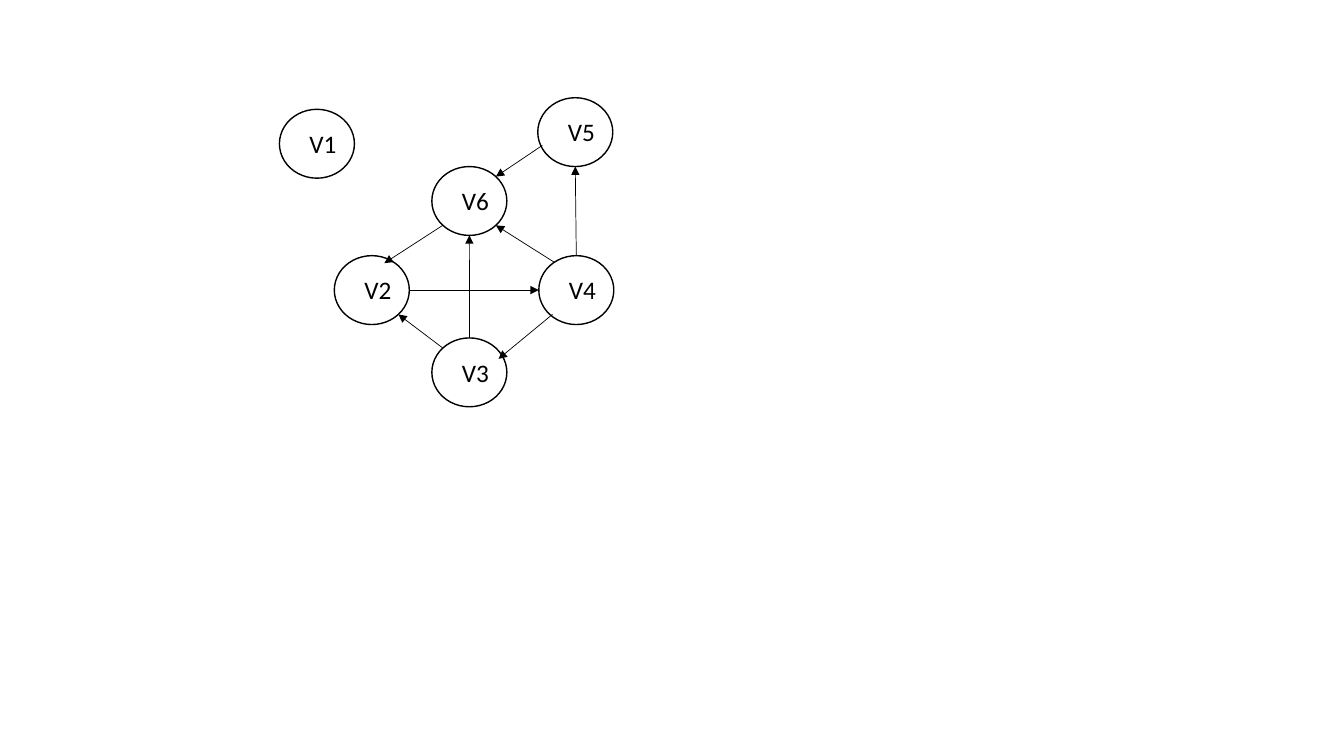
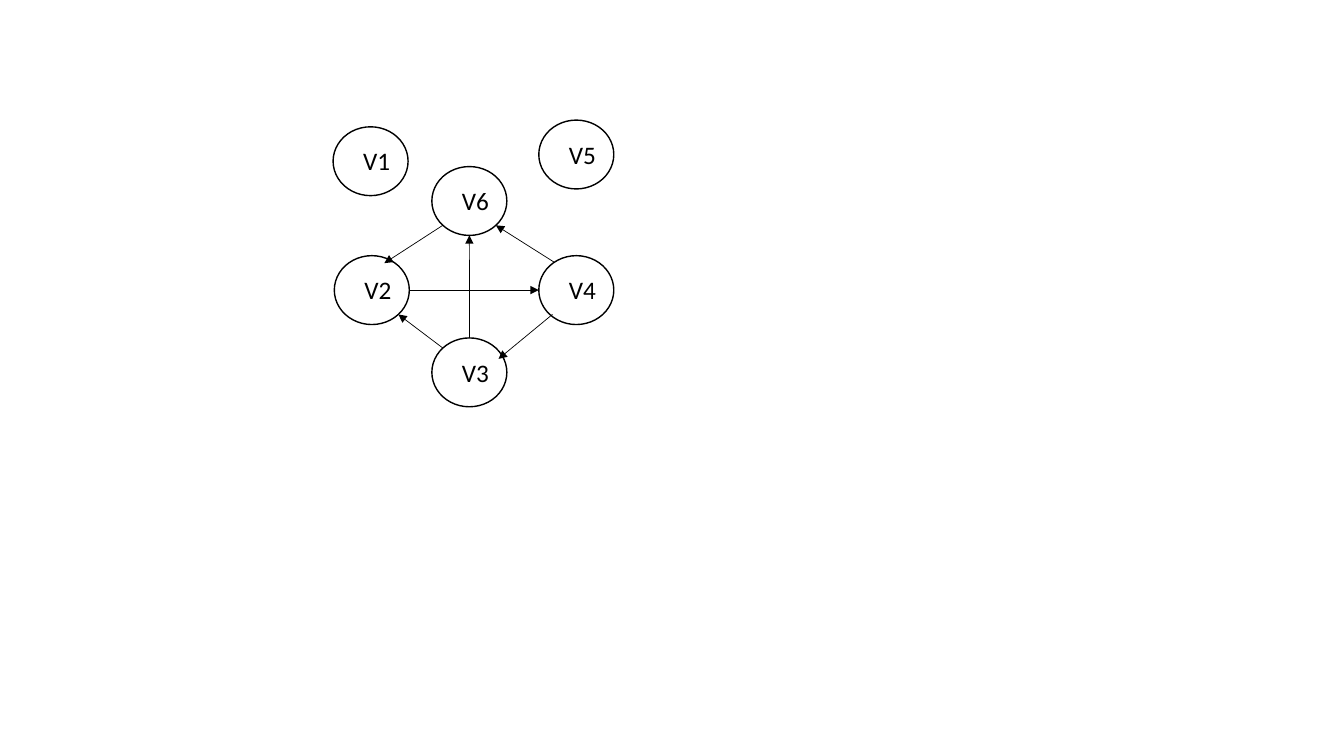
Before and after one commit to YiYiXia/Data-Structure-Course-Code, a slide deck: slide 1 of Homework/HW6/pic/7.1_4.pptx. Drawn at 1344x756 pixels with LibreOffice and Linux fonts; fonts in the diff are those of the drawing. Boxes give left, top, right and bottom in pixels: in the first picture for what was removed or moved away, otherwise in the second. Text is boxed around its words. In the diff, an @@ line names an element or a change of style, - is before the commit and + after.

```diff
--- a/Homework/HW6/pic/7.1_4.pptx
+++ b/Homework/HW6/pic/7.1_4.pptx
@@ ellipse: place and size @@
-ellipse at [279, 109, 354, 177]
+ellipse at [333, 127, 407, 196]
@@ text "V1": place and size @@
-text "V1" at [309, 136, 336, 153]
+text "V1" at [363, 153, 390, 170]
@@ arrow removed from (542, 145) to (496, 176) @@
@@ ellipse: place and size @@
-ellipse at [538, 98, 613, 166]
+ellipse at [539, 120, 614, 189]
@@ text "V5": place and size @@
-text "V5" at [568, 124, 595, 141]
+text "V5" at [569, 147, 596, 164]
@@ arrow removed from (577, 255) to (576, 166) @@
```
Also in this commit, not shown: 1 other file.
